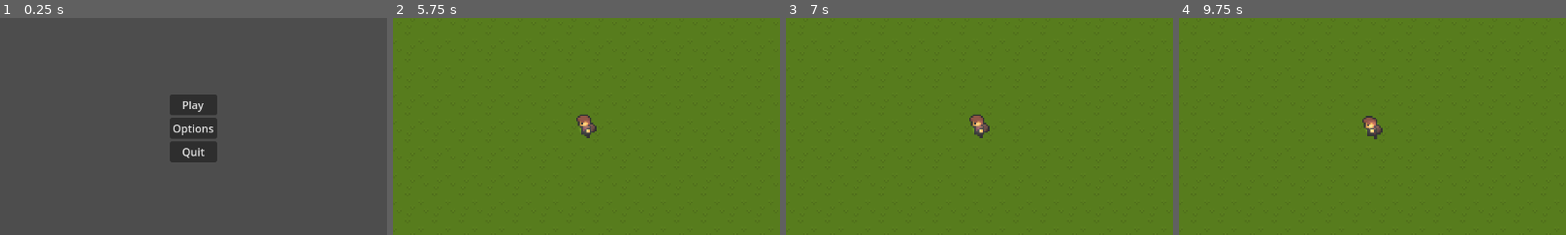
Above: before the commit, frames 1-4 (left to right).
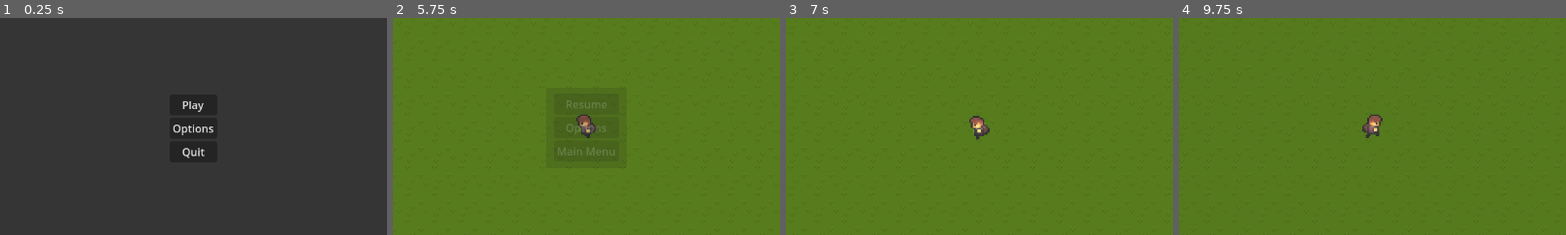
Above: after the commit, the same moments.

Repository: AlexFlasch/survivor-farm
Game: Godot game, scene res://scenes/levels/MainMenu.tscn
Same seed, same stepped clock (60 frames per second), same inputs: the game is played once before the commit and once after it. The engine's default icon, where the game draws it, is replaced by a stand-in: a white triangle on a blue panel in a dark square.
Inputs (mouse positions are % of the whole screen's width and height, from its top left):
- Up to frame 1 (0.25 s): no input
- Up to frame 2 (5.75 s): click "Options" at 0.5 s; click "Play" at 1.25 s; tap Enter at 2, 3.5 s; hold D (move_right) 2.03-2.78 s; tap Space at 2.75, 4.25 s; hold S (move_down) 2.78-3.53 s; hold D (move_right) 3.53-4.28 s; hold W (move_up) 4.28-5.03 s; hold A (move_left) from 5.03 s (still down); tap Escape (ui_cancel) at 5.65 s
- Up to frame 3 (7 s): release A (move_left) at 5.75 s; click (50, 45) at 5.75 s, where only the run after the commit has a clickable "Resume"; tap Enter at 6.5 s; hold A (move_left) from 6.53 s (still down)
- Up to frame 4 (9.75 s): tap Space at 7.25 s; release A (move_left) at 7.28 s; hold S (move_down) 7.28-8.03 s; hold D (move_right) 8.03-8.78 s; hold W (move_up) 8.78-9.53 s; hold D (move_right) from 9.53 s (still down)
The pictures show only the part of the screen within x 25-75%, y 25-75%; the shares and areas given below are measured in that part.

The runs differ from the first frame. In frame 2, 3.7% of the frame differs, in the area x 41-59%, y 34-67%; in frame 3, 0.2%; in frame 4, 0.4%.

Commit message:
Add pause menu
- adds pause menu

Diff:
--- /dev/null
+++ b/assets/shaders/pause_menu.gdshader
@@ -0,0 +1,9 @@
+shader_type canvas_item;
+uniform sampler2D SCREEN_TEXTURE: hint_screen_texture, filter_linear_mipmap;
+
+uniform float lod: hint_range(0.0, 5) = 0.0;
+
+void fragment() {
+	vec4 color = texture(SCREEN_TEXTURE, SCREEN_UV, lod);
+	COLOR = color;
+}
--- a/scenes/levels/MainMenu.tscn
+++ b/scenes/levels/MainMenu.tscn
@@ -10,6 +10,15 @@
 grow_horizontal = 2
 grow_vertical = 2
 script = ExtResource("1_4xtjk")
+
+[node name="ColorRect" type="ColorRect" parent="."]
+layout_mode = 1
+anchors_preset = 15
+anchor_right = 1.0
+anchor_bottom = 1.0
+grow_horizontal = 2
+grow_vertical = 2
+color = Color(0.20871, 0.20871, 0.20871, 1)
 
 [node name="MarginContainer" type="MarginContainer" parent="."]
 layout_mode = 1
--- a/scenes/levels/World.tscn
+++ b/scenes/levels/World.tscn
@@ -6,6 +6,7 @@
 [ext_resource type="PackedScene" uid="uid://b0imqsniiwk8a" path="res://scenes/utilities/enemy_spawner.tscn" id="4_ps7a7"]
 [ext_resource type="Script" uid="uid://b4p8bgmd8wo27" path="res://scripts/EnemyData.gd" id="5_ku22y"]
 [ext_resource type="PackedScene" uid="uid://dmirppl86plxh" path="res://scenes/entities/Enemies/Zombie/Zombie.tscn" id="6_1mg1y"]
+[ext_resource type="PackedScene" uid="uid://dkrttbpcxtagk" path="res://scenes/levels/pause_menu.tscn" id="7_1mg1y"]
 
 [sub_resource type="Resource" id="Resource_nhw2q"]
 script = ExtResource("5_ku22y")
@@ -47,3 +48,7 @@
 
 [node name="EnemySpawner" parent="." instance=ExtResource("4_ps7a7")]
 spawns = Array[ExtResource("5_ku22y")]([SubResource("Resource_nhw2q")])
+
+[node name="CanvasLayer" type="CanvasLayer" parent="."]
+
+[node name="PauseMenu" parent="CanvasLayer" instance=ExtResource("7_1mg1y")]
--- a/scenes/levels/main_menu.gd
+++ b/scenes/levels/main_menu.gd
@@ -1,12 +1,15 @@
 extends Control
+
+var game_manager: Node = null
+
+func _ready() -> void:
+	game_manager = get_tree().root.get_node("GameManager")
 
 func _on_play_pressed() -> void:
 	get_tree().change_scene_to_file("res://scenes/levels/World.tscn")
 
-
 func _on_options_pressed() -> void:
 	pass # Replace with function body.
 
-
 func _on_quit_pressed() -> void:
 	get_tree().quit()
--- /dev/null
+++ b/scenes/levels/pause_menu.tscn
@@ -0,0 +1,127 @@
+[gd_scene load_steps=7 format=3 uid="uid://dkrttbpcxtagk"]
+
+[ext_resource type="Script" uid="uid://b1ixgs7h4ubl7" path="res://scripts/pause_menu.gd" id="1_gjocd"]
+[ext_resource type="Shader" uid="uid://dyhnwcuvjxjli" path="res://assets/shaders/pause_menu.gdshader" id="2_lx1ke"]
+
+[sub_resource type="ShaderMaterial" id="ShaderMaterial_dlnuo"]
+shader = ExtResource("2_lx1ke")
+shader_parameter/lod = 0.0
+
+[sub_resource type="Animation" id="Animation_enuq8"]
+resource_name = "blur"
+length = 0.3
+tracks/0/type = "bezier"
+tracks/0/imported = false
+tracks/0/enabled = true
+tracks/0/path = NodePath("ColorRect:material:shader_parameter/lod")
+tracks/0/interp = 1
+tracks/0/loop_wrap = true
+tracks/0/keys = {
+"handle_modes": PackedInt32Array(0, 0),
+"points": PackedFloat32Array(0, -0.15, 0, 0.15, 0, 0.85, -0.15, 0, 0.15, 0),
+"times": PackedFloat32Array(0, 0.3)
+}
+tracks/1/type = "value"
+tracks/1/imported = false
+tracks/1/enabled = true
+tracks/1/path = NodePath("PanelContainer:modulate")
+tracks/1/interp = 1
+tracks/1/loop_wrap = true
+tracks/1/keys = {
+"times": PackedFloat32Array(0, 0.3),
+"transitions": PackedFloat32Array(1, 1),
+"update": 0,
+"values": [Color(1, 1, 1, 0), Color(1, 1, 1, 1)]
+}
+
+[sub_resource type="Animation" id="Animation_ovdqo"]
+length = 0.001
+tracks/0/type = "bezier"
+tracks/0/imported = false
+tracks/0/enabled = true
+tracks/0/path = NodePath("ColorRect:material:shader_parameter/lod")
+tracks/0/interp = 1
+tracks/0/loop_wrap = true
+tracks/0/keys = {
+"handle_modes": PackedInt32Array(0),
+"points": PackedFloat32Array(0, -0.15, 0, 0.15, 0),
+"times": PackedFloat32Array(0)
+}
+tracks/1/type = "value"
+tracks/1/imported = false
+tracks/1/enabled = true
+tracks/1/path = NodePath("PanelContainer:modulate")
+tracks/1/interp = 1
+tracks/1/loop_wrap = true
+tracks/1/keys = {
+"times": PackedFloat32Array(0),
+"transitions": PackedFloat32Array(1),
+"update": 0,
+"values": [Color(1, 1, 1, 0)]
+}
+
+[sub_resource type="AnimationLibrary" id="AnimationLibrary_ecu50"]
+_data = {
+&"RESET": SubResource("Animation_ovdqo"),
+&"blur": SubResource("Animation_enuq8")
+}
+
+[node name="PauseMenu" type="Control"]
+process_mode = 3
+layout_mode = 3
+anchors_preset = 15
+anchor_right = 1.0
+anchor_bottom = 1.0
+grow_horizontal = 2
+grow_vertical = 2
+script = ExtResource("1_gjocd")
+
+[node name="ColorRect" type="ColorRect" parent="."]
+material = SubResource("ShaderMaterial_dlnuo")
+layout_mode = 1
+anchors_preset = 15
+anchor_right = 1.0
+anchor_bottom = 1.0
+grow_horizontal = 2
+grow_vertical = 2
+
+[node name="PanelContainer" type="PanelContainer" parent="."]
+modulate = Color(1, 1, 1, 0)
+layout_mode = 1
+anchors_preset = 8
+anchor_left = 0.5
+anchor_top = 0.5
+anchor_right = 0.5
+anchor_bottom = 0.5
+offset_left = -60.0
+offset_top = -60.0
+offset_right = 60.0
+offset_bottom = 60.0
+grow_horizontal = 2
+grow_vertical = 2
+
+[node name="VBoxContainer" type="VBoxContainer" parent="PanelContainer"]
+layout_mode = 2
+size_flags_horizontal = 4
+size_flags_vertical = 4
+
+[node name="Resume" type="Button" parent="PanelContainer/VBoxContainer"]
+layout_mode = 2
+text = "Resume"
+
+[node name="Options" type="Button" parent="PanelContainer/VBoxContainer"]
+layout_mode = 2
+text = "Options"
+
+[node name="MainMenu" type="Button" parent="PanelContainer/VBoxContainer"]
+layout_mode = 2
+text = "Main Menu"
+
+[node name="AnimationPlayer" type="AnimationPlayer" parent="."]
+libraries = {
+&"": SubResource("AnimationLibrary_ecu50")
+}
+
+[connection signal="pressed" from="PanelContainer/VBoxContainer/Resume" to="." method="_on_resume_pressed"]
+[connection signal="pressed" from="PanelContainer/VBoxContainer/Options" to="." method="_on_options_pressed"]
+[connection signal="pressed" from="PanelContainer/VBoxContainer/MainMenu" to="." method="_on_main_menu_pressed"]
--- a/scripts/GameManager.gd
+++ b/scripts/GameManager.gd
@@ -99,11 +99,13 @@
 
 func pause_game() -> void:
 	if game_running and not is_game_paused:
+		get_tree().paused = true
 		is_game_paused = true
 		emit_signal("game_paused")
 
 func unpause_game() -> void:
 	if game_running and is_game_paused:
+		get_tree().paused = false
 		is_game_paused = false
 		emit_signal("game_unpaused")
 
--- /dev/null
+++ b/scripts/pause_menu.gd
@@ -0,0 +1,33 @@
+extends Control
+
+var game_manager: Node = null
+
+func _ready() -> void:
+	hide()
+	game_manager = get_tree().root.get_node("GameManager")
+	# Connect signals from GameManager
+	game_manager.connect("game_paused", Callable(self, "_on_pause"))
+	game_manager.connect("game_unpaused", Callable(self, "_on_resume"))
+
+func _on_resume():
+	hide()
+	game_manager.unpause_game()
+	$AnimationPlayer.play_backwards("blur")
+
+func _on_pause():
+	show()
+	$AnimationPlayer.play("blur")
+
+
+func _on_resume_pressed() -> void:
+	_on_resume()
+
+
+func _on_options_pressed() -> void:
+	pass # Replace with function body.
+
+
+func _on_main_menu_pressed() -> void:
+	hide()
+	game_manager.unpause_game()
+	get_tree().change_scene_to_file("res://scenes/levels/MainMenu.tscn")
Not shown, added: assets/shaders/pause_menu.gdshader.uid
Not shown: 1 places in scenes/levels/World.tscn that only renumber resources
Not shown, added: scripts/pause_menu.gd.uid
